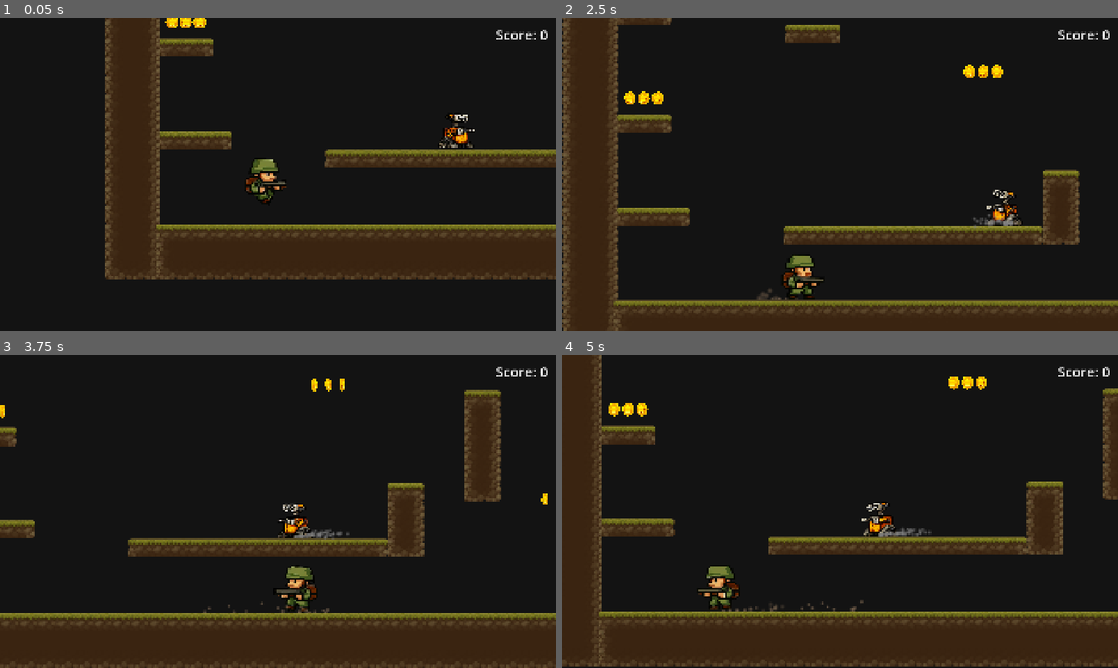
Above: before the commit, frames 1-4 (two rows, left to right).
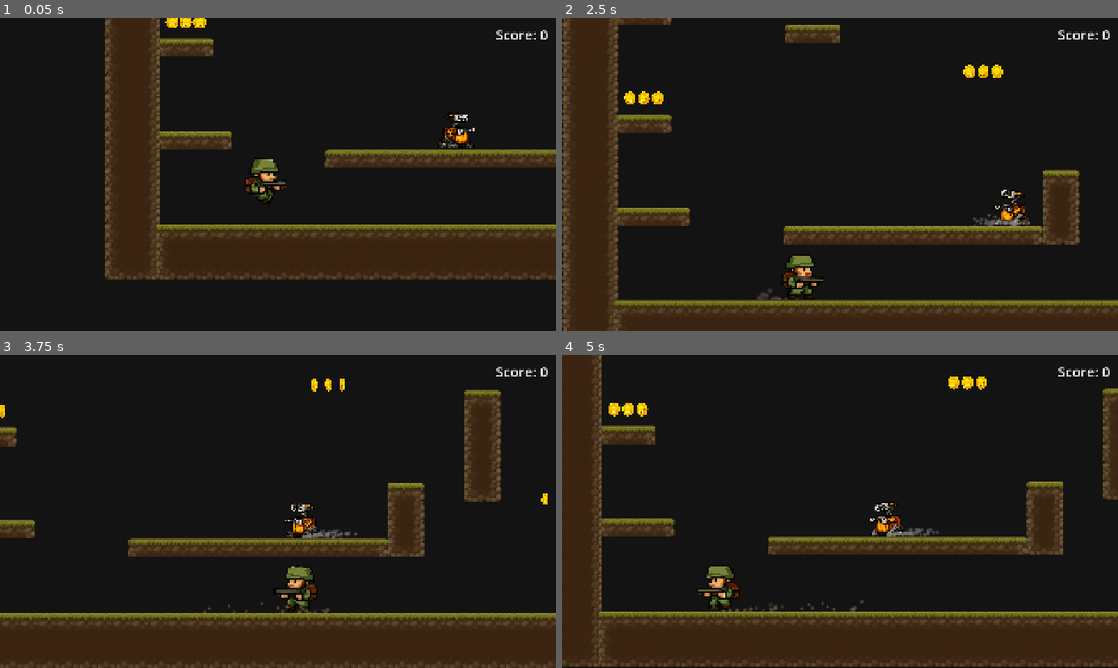
Above: after the commit, the same moments.

Repository: slaavo/Platform_test
Game: Godot game, scene res://Main.tscn
Two runs of this game, one before a commit and one after it. Both use one fixed random seed, a clock stepped at 60 frames per second and the inputs below.
Inputs:
- Up to frame 1 (0.05 s): no input
- Up to frame 2 (2.5 s): tap Enter (ui_accept) at 0.5, 0.77, 1.52 s; hold Right (ui_right) 0.53-1.28 s; hold Left (ui_left) 1.28-2.03 s; hold Right (ui_right) from 2.03 s (still down)
- Up to frame 3 (3.75 s): tap Enter (ui_accept) at 3.02 s; release Right (ui_right) at 3.53 s; hold Left (ui_left) from 3.53 s (still down)
- Up to frame 4 (5 s): keep holding Left (ui_left); tap Enter (ui_accept) at 3.77, 4.52 s

The runs differ from the first frame. In frame 1, less than 0.1% of the frame differs, in the area x 79-86%, y 30-42%; in frame 2, 0.4%; in frame 3, 0.5%; in frame 4, 0.5%, in the area x 53-68%, y 47-58%.

Commit message:
Remove Sprite2D references, use AnimatedSprite2D instead
- enemy.gd: Replace Sprite2D with AnimatedSprite2D, update texture size calculation
- player.gd: Replace Sprite2D with AnimatedSprite2D, simplify sprite direction logic
- Remove Sprite2D nodes from enemy.tscn and player.tscn
- Remove unused texture resources (Robot.png, soldier.png)

Diff:
--- a/enemy.gd
+++ b/enemy.gd
@@ -11,10 +11,8 @@
 @export var platform: Node2D
 
 # === REFERENCJE DO WĘZŁÓW ===
-@onready var sprite: Sprite2D = $Sprite2D
+@onready var sprite: AnimatedSprite2D = $AnimatedSprite2D
 @onready var walk_dust: GPUParticles2D = $WalkDust
-
-@onready var sprite_anim: AnimatedSprite2D = $AnimatedSprite2D
 
 # === ZMIENNE WEWNĘTRZNE ===
 var direction: int = 1
@@ -27,7 +25,7 @@
 	add_to_group("enemy")
 	direction = 1 if start_moving_right else -1
 	_setup_dust_effects()
-	sprite_anim.play("run")
+	sprite.play("run")
 
 	# Poczekaj jedną klatkę, aż platforma się zainicjalizuje
 	await get_tree().process_frame
@@ -63,11 +61,12 @@
 	var platform_width: float = platform_width_tiles * tile_size.x * platform_scale.x
 
 	# Oblicz rzeczywisty rozmiar robota
-	if not sprite or not sprite.texture:
+	if not sprite or not sprite.sprite_frames:
 		push_error("Enemy: Brak sprite'a lub tekstury!")
 		return
 
-	var robot_size: Vector2 = sprite.texture.get_size() * sprite.scale * scale
+	var frame_texture: Texture2D = sprite.sprite_frames.get_frame_texture("run", 0)
+	var robot_size: Vector2 = frame_texture.get_size() * sprite.scale * scale
 
 	# Oblicz granice ruchu
 	var robot_half_width: float = robot_size.x / 2.0
@@ -126,5 +125,3 @@
 func _flip_sprite() -> void:
 	if sprite:
 		sprite.flip_h = (direction == -1)
-	if sprite_anim:
-		sprite_anim.flip_h = (direction == -1)
--- a/enemy.tscn
+++ b/enemy.tscn
@@ -1,7 +1,6 @@
-[gd_scene load_steps=42 format=3 uid="uid://dj6hag1i5wmyu"]
+[gd_scene load_steps=41 format=3 uid="uid://dj6hag1i5wmyu"]
 
 [ext_resource type="Script" uid="uid://c4e17wdi0rjha" path="res://enemy.gd" id="1_4gyqm"]
-[ext_resource type="Texture2D" uid="uid://1s8qur7rh220" path="res://assets/bitmaps/robot/Robot.png" id="1_7k104"]
 [ext_resource type="Texture2D" uid="uid://b5urvuhb34c45" path="res://assets/bitmaps/robot/Robot_run.png" id="3_qi2p4"]
 
 [sub_resource type="AtlasTexture" id="AtlasTexture_iifgy"]
@@ -270,12 +269,6 @@
 [node name="Enemy" type="CharacterBody2D"]
 script = ExtResource("1_4gyqm")
 
-[node name="Sprite2D" type="Sprite2D" parent="."]
-visible = false
-scale = Vector2(0.5, 0.5)
-texture = ExtResource("1_7k104")
-offset = Vector2(3, 5)
-
 [node name="AnimatedSprite2D" type="AnimatedSprite2D" parent="."]
 position = Vector2(0, 3.36)
 scale = Vector2(0.5, 0.5)
--- a/player.gd
+++ b/player.gd
@@ -6,11 +6,8 @@
 const MIN_WALK_VELOCITY: float = 50.0
 const MIN_LAND_DUST_VELOCITY: float = 500.0
 
-@onready var sprite_anim: AnimatedSprite2D = $Node2D/AnimatedSprite2D
-
-
 # === REFERENCJE DO WĘZŁÓW ===
-@onready var sprite: Sprite2D = $Node2D/Sprite2D
+@onready var sprite: AnimatedSprite2D = $Node2D/AnimatedSprite2D
 @onready var camera: Camera2D = $Camera2D
 @onready var walk_dust: GPUParticles2D = $WalkDust
 @onready var land_dust: GPUParticles2D = $LandDust
@@ -35,8 +32,8 @@
 func _ready() -> void:
 	add_to_group("player")
 	_setup_dust_effects()
-	sprite_anim.play("walk")
-	sprite_anim.pause()
+	sprite.play("walk")
+	sprite.pause()
 
 
 func _setup_dust_effects() -> void:
@@ -86,17 +83,16 @@
 func _update_sprite_direction() -> void:
 	if sprite and velocity.x != 0:
 		sprite.flip_h = velocity.x < 0
-		sprite_anim.flip_h = velocity.x < 0
 
 
 func _update_animation() -> void:
 	var is_running: bool = is_on_floor() and abs(velocity.x) > MIN_WALK_VELOCITY
 	if is_running:
-		if not sprite_anim.is_playing():
-			sprite_anim.play("walk")
+		if not sprite.is_playing():
+			sprite.play("walk")
 	else:
-		if sprite_anim.is_playing():
-			sprite_anim.pause()
+		if sprite.is_playing():
+			sprite.pause()
 
 
 func _update_walk_dust() -> void:
--- a/player.tscn
+++ b/player.tscn
@@ -1,8 +1,7 @@
-[gd_scene load_steps=80 format=3 uid="uid://b5jx1gmw1nomu"]
+[gd_scene load_steps=79 format=3 uid="uid://b5jx1gmw1nomu"]
 
 [ext_resource type="Script" uid="uid://dpsoidpbmvc37" path="res://player.gd" id="1_4flbx"]
 [ext_resource type="Texture2D" uid="uid://bfs7xwbxtx2vy" path="res://assets/bitmaps/soldier/soldier_walk_animation.png" id="3_2hs0m"]
-[ext_resource type="Texture2D" uid="uid://bo2u5pkhxv2io" path="res://assets/bitmaps/soldier/soldier.png" id="3_i3pqv"]
 [ext_resource type="Texture2D" uid="uid://dati1f56567jr" path="res://assets/bitmaps/soldier/soldier_run_animation.png" id="3_sweqy"]
 [ext_resource type="Script" uid="uid://bugujx5kj3r6o" path="res://camera_shake.gd" id="4_hqtel"]
 
@@ -533,10 +532,6 @@
 [node name="Node2D" type="Node2D" parent="."]
 scale = Vector2(0.4, 0.4)
 
-[node name="Sprite2D" type="Sprite2D" parent="Node2D"]
-visible = false
-texture = ExtResource("3_i3pqv")
-
 [node name="AnimatedSprite2D" type="AnimatedSprite2D" parent="Node2D"]
 scale = Vector2(1.3, 1.3)
 sprite_frames = SubResource("SpriteFrames_b26j0")
